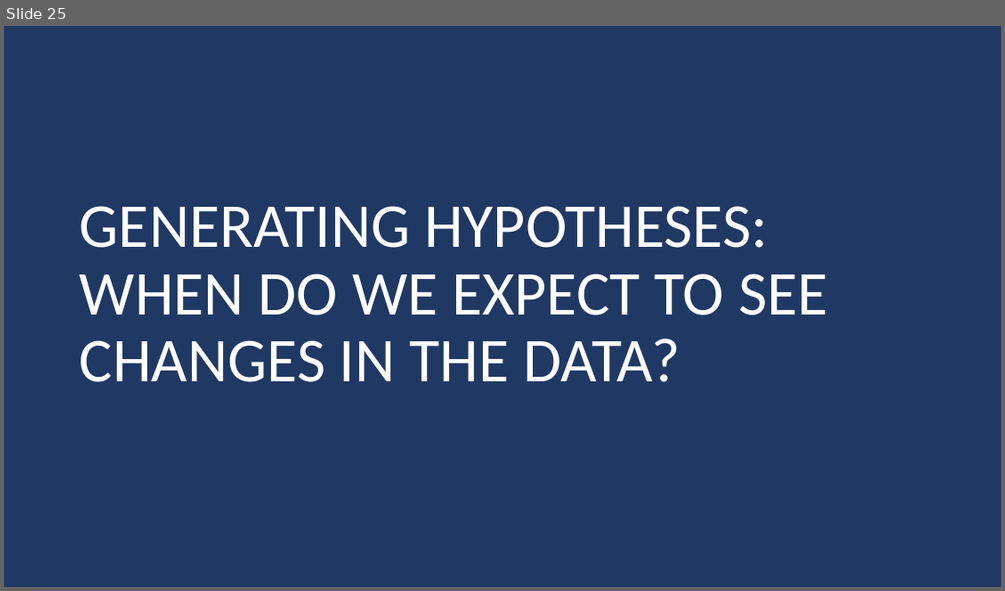
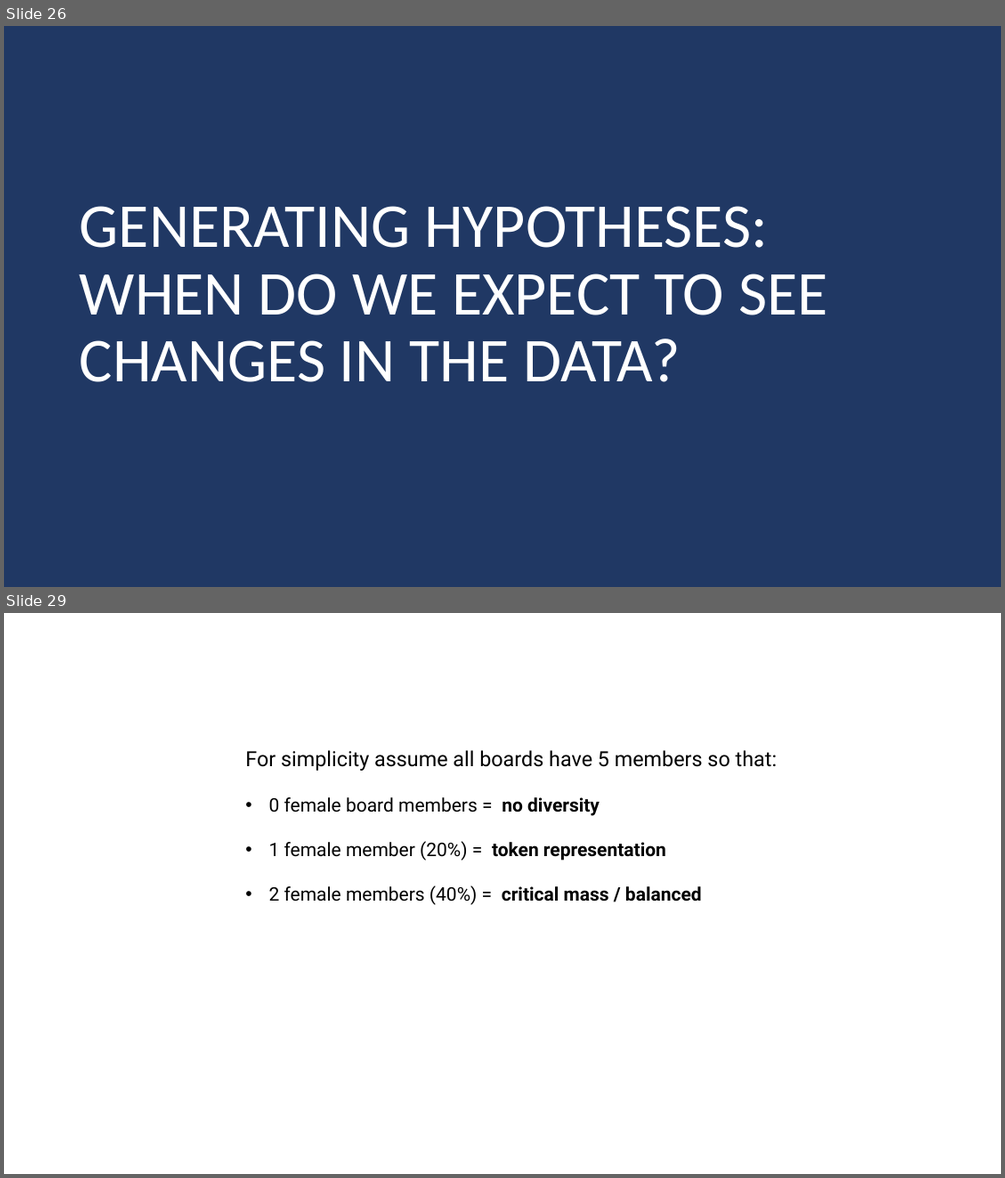
Before and after one commit to DS4PS/cpp-524-sum-2020, a slide deck: lectures/p-04-diagram-your-research-design.pptx. Shown one above the other, each under a label of ours: slide 25 before the commit, slides 26 and 29 after it; the slides between them are not shown. The pictures are 1005x591 and 1005x1178 pixels, drawn with LibreOffice and Linux fonts; fonts in the diff are those of the drawing. Boxes give left, top, right and bottom in pixels: in the first picture for what was removed or moved away, otherwise in the second. Text is boxed around its words. In the diff, an @@ line names an element or a change of style, - is before the commit and + after.

```diff
--- a/lectures/p-04-diagram-your-research-design.pptx
+++ b/lectures/p-04-diagram-your-research-design.pptx
@@ slide 29 added at [4,613,1001,1174], background #FFFFFF @@
@@ text added at [245,750,777,905], 18 pt, text #000000 @@
+For simplicity assume all boards have 5 members so that:
+• 0 female board members = no diversity
+• 1 female member (20%) = token representation
+• 2 female members (40%) = critical mass / balanced
@@ what was slide 25 is now slide 26 @@
```
Also in this commit, not shown: 6 slides changed, 11 other slides added.
